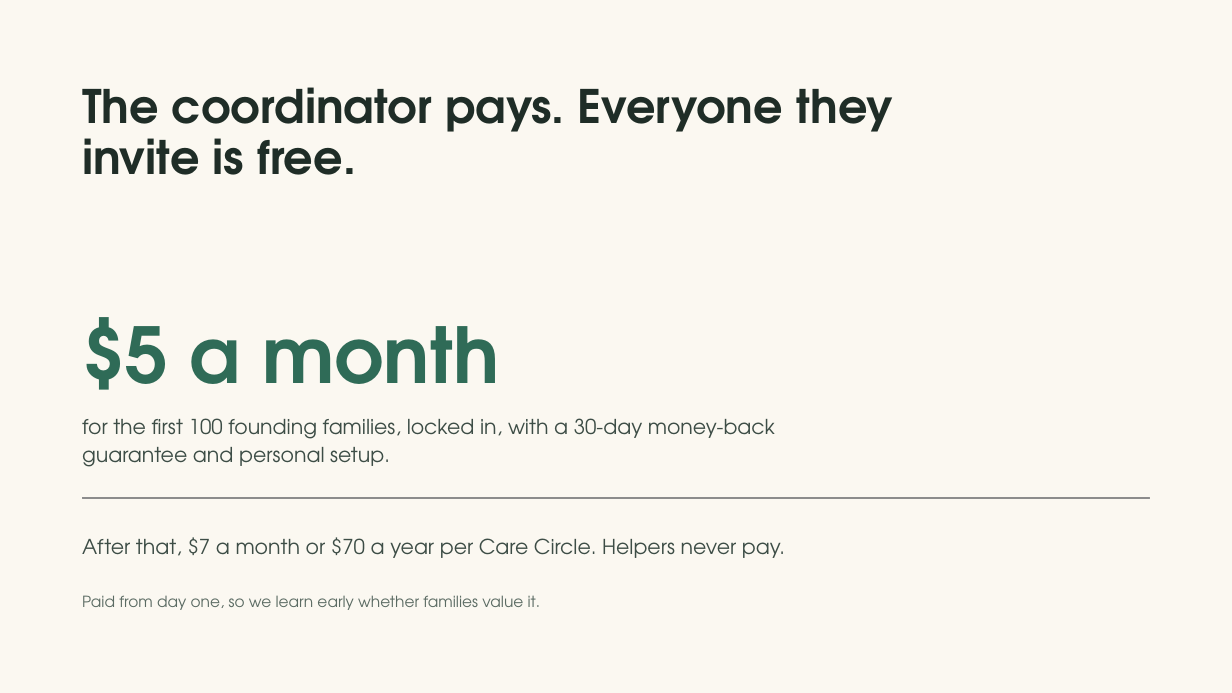
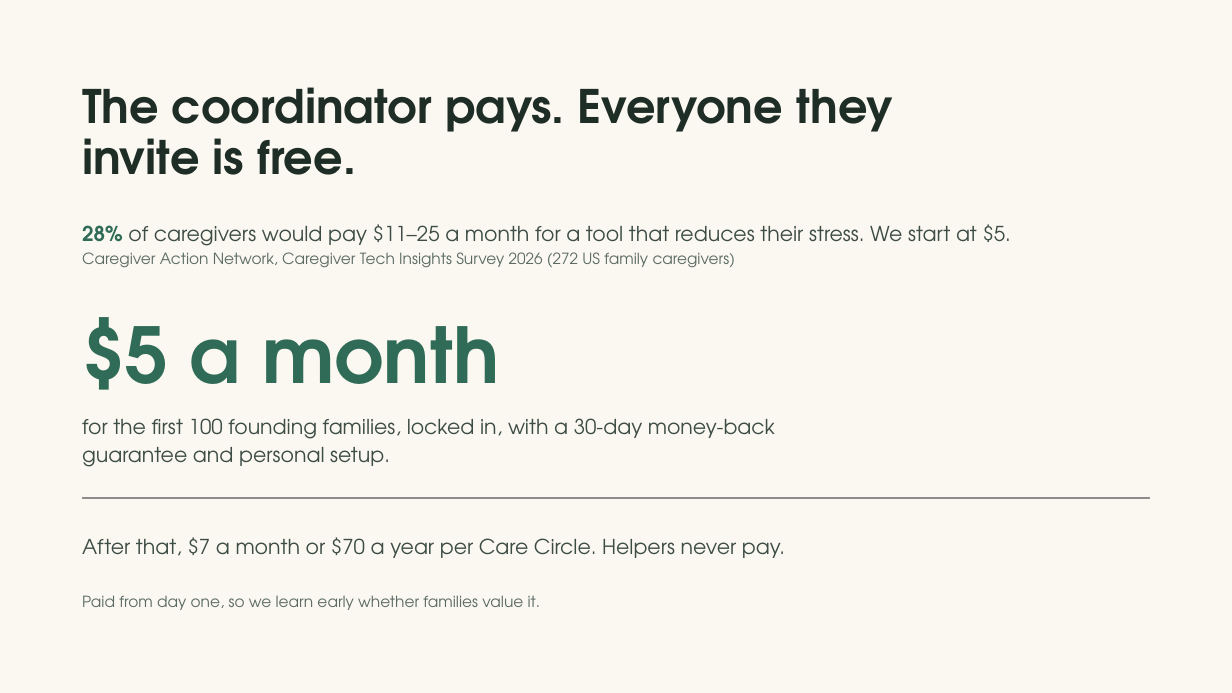
Before and after one commit to Team-Claudia/kindred, a slide deck: slide 8 of docs/pitch/Kindred Demo Day Pitch V3.pptx. Drawn at 1232x693 pixels with LibreOffice and Linux fonts; fonts in the diff are those of the drawing; grey boxes stand for pictures. Boxes give left, top, right and bottom in pixels: in the first picture for what was removed or moved away, otherwise in the second. Text is boxed around its words. In the diff, an @@ line names an element or a change of style, - is before the commit and + after.

```diff
--- a/docs/pitch/Kindred Demo Day Pitch V3.pptx
+++ b/docs/pitch/Kindred Demo Day Pitch V3.pptx
@@ text added at (82, 224, 1011, 268), 16 pt, text #5B6B63 @@
+28% of caregivers would pay $11–25 a month for a tool that reduces their stress. We start at $5.
+Caregiver Action Network, Caregiver Tech Insights Survey 2026 (272 US family caregivers)
```
Also in this commit, not shown: 2 other slides changed, 1 slide added, 1 slide removed, 4 other files.
